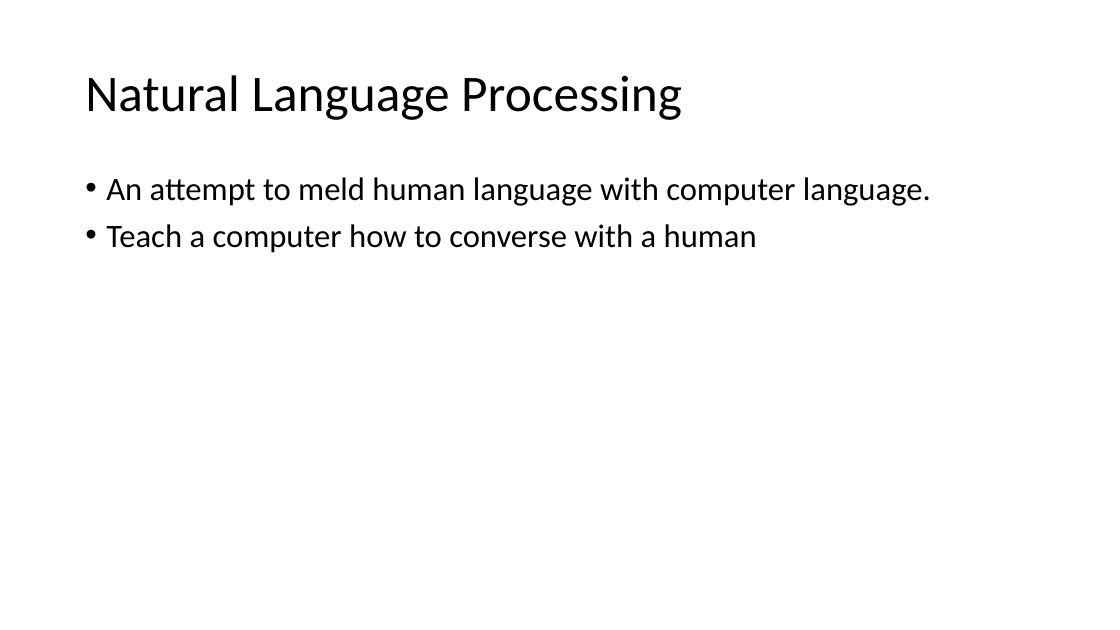
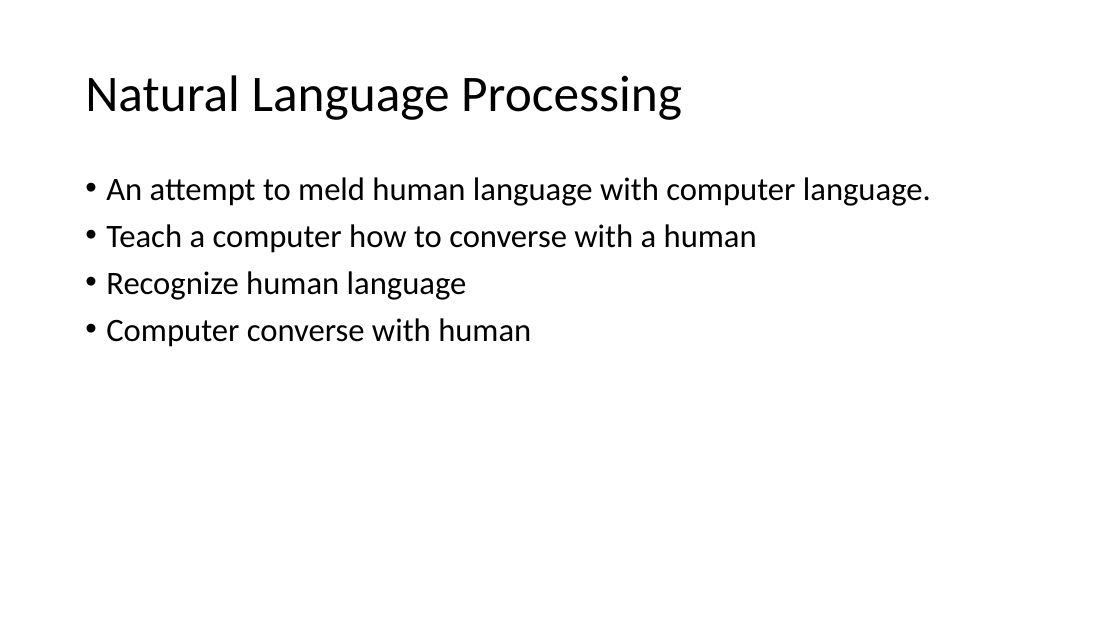
Before and after one commit to scottbing/SB_6000_NLP, a slide deck: slide 6 of Reverse Mad Libs.pptx (slide 4 before the commit). Drawn at 1120x630 pixels with LibreOffice and Linux fonts; fonts in the diff are those of the drawing. Boxes give left, top, right and bottom in pixels: in the first picture for what was removed or moved away, otherwise in the second. Text is boxed around its words. In the diff, an @@ line names an element or a change of style, - is before the commit and + after.

```diff
--- a/Reverse Mad Libs.pptx
+++ b/Reverse Mad Libs.pptx
@@ text at (x1=106, y1=271, x2=531, y2=347): paragraphs added @@
+• Recognize human language
+• Computer converse with human
```
Also in this commit, not shown: 2 other slides changed, 4 slides added, 1 other file.
